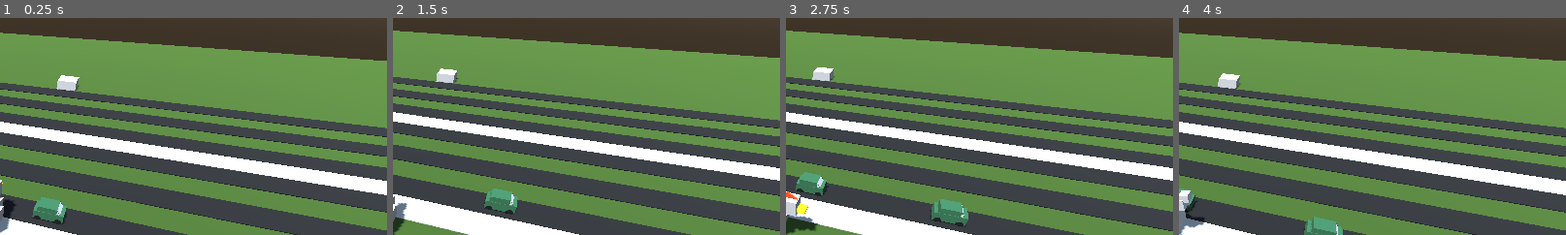
Above: before the commit, frames 1-4 (left to right).
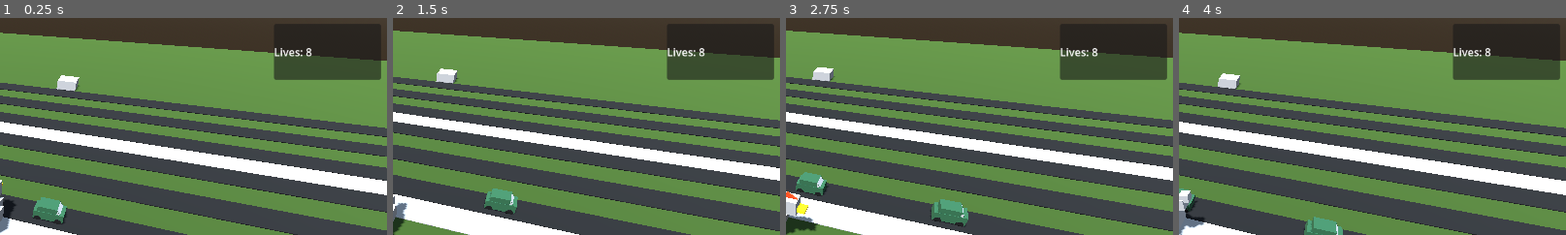
Above: after the commit, the same moments.

Repository: Wyatt-Hart/danger-xing
Game: Godot game, scene res://Main/Main.tscn
The game is run twice, just before and just after one commit, with the same random seed, the same clock (stepped at 60 frames per second) and the same inputs.
Inputs:
- Up to frame 1 (0.25 s): no input
- Up to frame 2 (1.5 s): hold D (move_right) 0.53-1.28 s; hold S (move_backward) from 1.28 s (still down)
- Up to frame 3 (2.75 s): release S (move_backward) at 2.03 s; hold D (move_right) from 2.03 s (still down)
- Up to frame 4 (4 s): release D (move_right) at 2.78 s; hold W (move_forward) 2.78-3.53 s; hold A (move_left) from 3.53 s (still down)
The pictures show only the part of the screen within x 50-100%, y 0-50%; the shares and areas given below are measured in that part.

The runs differ from the first frame. In frame 1, 3.5% of the frame differs, in the area x 70-99%, y 3-29%; in frame 2, 3.8%; in frame 3, 3.8%; in frame 4, 3.5%.

Commit message:
added UI and logic for lives counter

Diff:
--- a/Code/Chicken/Chicken.gd
+++ b/Code/Chicken/Chicken.gd
@@ -2,12 +2,17 @@
 class_name Chicken
 
 @onready var mesh: Node3D = $Mesh
+@onready var lives_ui: Label = $UI/LivesUI
+@onready var gameover_ui: PanelContainer = $GameOverContainer
 
+var lives: int = 8
 
 
 # Called when the node enters the scene tree for the first time.
 func _ready() -> void:
 	area_entered.connect(on_collision)
+	lives_ui.text = "Lives: " + str(lives)
+	gameover_ui.visible = false
 
 func on_collision(area: Area3D):
 	if area is Goal:
@@ -15,9 +20,23 @@
 
 	if area is Car:
 		print("Dead :(")
+		killed()
+
+func killed():
+	if lives <= 0:
+		print("GAME OVER!")
+		lives_ui.visible = false
+		gameover_ui.visible = true
+		pass
+	position = Vector3.ZERO
+	mesh.rotation_degrees.y = 0
+	lives -= 1
+	lives_ui.text = "Lives: " + str(lives)
 
 
 func _process(delta: float) -> void:
+	if lives < 0:
+		return
 	if Input.is_action_just_pressed("move_left"):
 		position.x += 1
 		mesh.rotation_degrees.y = 90.0;
--- a/Code/Chicken/Chicken.tscn
+++ b/Code/Chicken/Chicken.tscn
@@ -62,3 +62,36 @@
 
 [node name="Camera3D" type="Camera3D" parent="Rig" unique_id=117909800]
 transform = Transform3D(-1.0000001, 1.7881393e-07, -1.7881393e-07, 0, 0.70710653, 0.7071071, 2.682209e-07, 0.7071071, -0.70710665, -0.3383733, 5.393014, -5.7003126)
+
+[node name="UI" type="PanelContainer" parent="." unique_id=667564571]
+anchors_preset = 1
+anchor_left = 1.0
+anchor_right = 1.0
+offset_left = -168.0
+offset_top = 9.0
+offset_right = -9.0
+offset_bottom = 92.0
+grow_horizontal = 0
+
+[node name="LivesUI" type="Label" parent="UI" unique_id=1043952491]
+layout_mode = 2
+text = "0123456789"
+
+[node name="GameOverContainer" type="PanelContainer" parent="." unique_id=1700587046]
+anchors_preset = 8
+anchor_left = 0.5
+anchor_top = 0.5
+anchor_right = 0.5
+anchor_bottom = 0.5
+offset_left = -18.0
+offset_top = -18.0
+offset_right = 22.0
+offset_bottom = 22.0
+grow_horizontal = 2
+grow_vertical = 2
+
+[node name="GameOverUI" type="Label" parent="GameOverContainer" unique_id=1781118178]
+layout_mode = 2
+text = "GAME OVER"
+horizontal_alignment = 1
+vertical_alignment = 1
